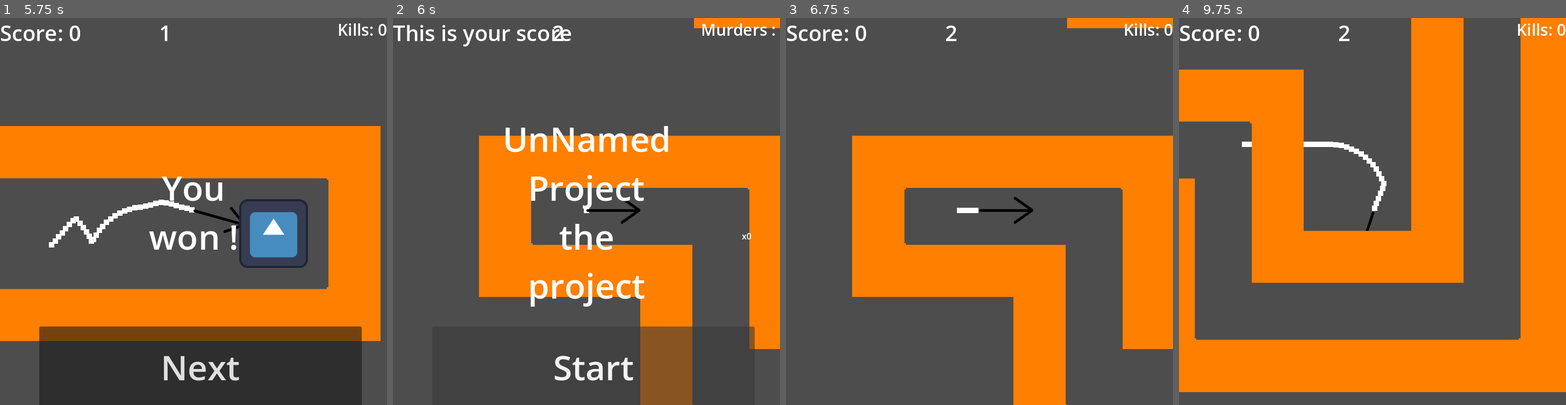
Above: before the commit, frames 1-4 (left to right).
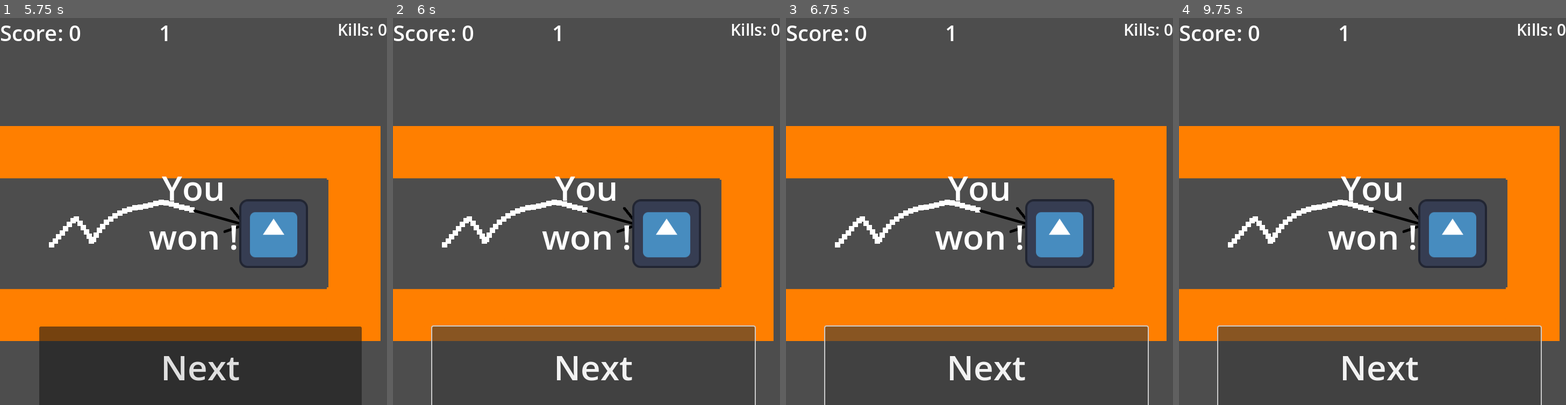
Above: after the commit, the same moments.

Repository: zazak03/jamimag
Game: Godot game, scene res://levels/level_one.tscn
Two runs of this game, one before a commit and one after it. Both use one fixed random seed, a clock stepped at 60 frames per second and the inputs below. This scene is started directly instead of the project's main scene. The engine's default icon, where the game draws it, is replaced by a stand-in: a white triangle on a blue panel in a dark square.
Inputs (mouse positions are in pixels of both pictures, inside the frame that each line leads up to):
- Up to frame 1 (5.75 s): click "Start" at 0.5 s; hold Right (turn_clockwise) 1.28-2.03 s; tap Left (turn_counterclockwise) at 2.1, 3.6, 5.1 s; hold Right (turn_clockwise) 2.78-3.53 s; hold Right (turn_clockwise) 4.28-5.03 s
- Up to frame 2 (6 s): click "Next" at 5.75 s
- Up to frame 3 (6.75 s): click (987, 366) at 6.5 s, where only the run before the commit has a clickable "Start"
- Up to frame 4 (9.75 s): click (1380, 366) at 7.25 s, where only the run after the commit has a clickable "Next"; click (1380, 366) at 8 s, where only the run after the commit has a clickable "Next"; hold Right (turn_clockwise) 8.78-9.53 s; tap Left (turn_counterclockwise) at 9.6 s

Frame 1 is identical in both runs. In frame 2, 36% of the frame differs, in the area x 0-100%, y 0-100%; in frame 3, 32%; in frame 4, 60%.

Commit message:
vidé les next

Diff:
--- a/levels/level_one.tscn
+++ b/levels/level_one.tscn
@@ -1,10 +1,9 @@
-[gd_scene load_steps=7 format=3 uid="uid://dfsugbk1ytijl"]
+[gd_scene load_steps=6 format=3 uid="uid://dfsugbk1ytijl"]
 
 [ext_resource type="Script" path="res://scripts/template_scene.gd" id="1_fc44u"]
 [ext_resource type="PackedScene" uid="uid://dtijo7v6bahj7" path="res://scenes/fleche_complet.tscn" id="2_38k2u"]
 [ext_resource type="PackedScene" uid="uid://tpcpgbmcxab" path="res://scenes/cible.tscn" id="3_rjqj2"]
 [ext_resource type="PackedScene" uid="uid://brrdayx4y2d5" path="res://scenes/hud.tscn" id="4_j8r3f"]
-[ext_resource type="PackedScene" uid="uid://cnycjv65k2w48" path="res://levels/level_two.tscn" id="5_w7eht"]
 [ext_resource type="PackedScene" uid="uid://o7vlus230k1g" path="res://scenes/mur.tscn" id="6_gjkb4"]
 
 [node name="TemplateScene" type="Node2D"]
@@ -18,7 +17,6 @@
 [node name="DeincrementTimer" type="Timer" parent="."]
 
 [node name="CanvasLayer" parent="." instance=ExtResource("4_j8r3f")]
-next = ExtResource("5_w7eht")
 level = 1
 
 [node name="mur" parent="." instance=ExtResource("6_gjkb4")]
--- a/levels/level_two.tscn
+++ b/levels/level_two.tscn
@@ -1,10 +1,9 @@
-[gd_scene load_steps=7 format=3 uid="uid://cnycjv65k2w48"]
+[gd_scene load_steps=6 format=3 uid="uid://cnycjv65k2w48"]
 
 [ext_resource type="Script" path="res://scripts/template_scene.gd" id="1_w2fr3"]
 [ext_resource type="PackedScene" uid="uid://dtijo7v6bahj7" path="res://scenes/fleche_complet.tscn" id="2_x4vgi"]
 [ext_resource type="PackedScene" uid="uid://tpcpgbmcxab" path="res://scenes/cible.tscn" id="3_4unsf"]
 [ext_resource type="PackedScene" uid="uid://brrdayx4y2d5" path="res://scenes/hud.tscn" id="4_slapg"]
-[ext_resource type="PackedScene" uid="uid://dfsugbk1ytijl" path="res://levels/level_one.tscn" id="5_3riom"]
 [ext_resource type="PackedScene" uid="uid://o7vlus230k1g" path="res://scenes/mur.tscn" id="5_aqqfr"]
 
 [node name="TemplateScene" type="Node2D"]
@@ -18,7 +17,6 @@
 [node name="DeincrementTimer" type="Timer" parent="."]
 
 [node name="CanvasLayer" parent="." instance=ExtResource("4_slapg")]
-next = ExtResource("5_3riom")
 level = 2
 
 [node name="mur" parent="." instance=ExtResource("5_aqqfr")]
